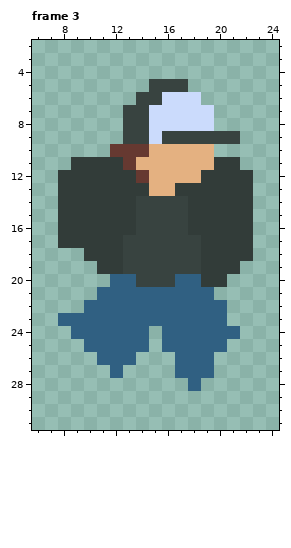
File history of a pixel-art file, TrialGame/TrialGame/Content/sprites/runner.aseprite. The picture above was drawn from the file before the commit.
32x32 pixels, 4 frames. Shown: frame 3: x 6..24, y 2..31. The commit also changed other frames, which this record leaves out.
After:
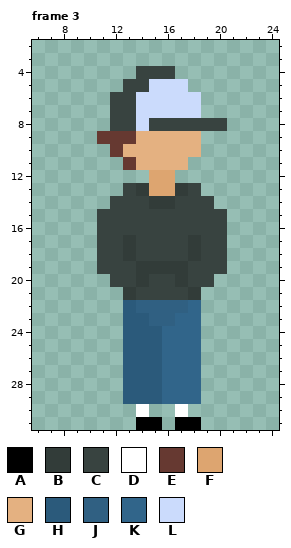
Palette (. is transparent): A #000000  B #323c39  C #384340  D #ffffff  E #663931  F #dda570  G #e4b181  H #2b5a7b  J #306082  K #31658a  L #cbdbfc
Commit message: added standing sprite of player called runner
Difference:
layer "Layer 1" now shown
layer "Layer 1 Copy" now hidden
Frame 3:
The edit adds colour A in row 31 at x 14 to 15 and 17 to 18.
Colour C gives way to colour B in row 14 at x 15 to 16; in rows 17 to 18 at x 13 and 18; in row 19 at x 14 to 17; in row 20 at x 14.
Colour J gives way to colour B in row 20 at x 17; in row 21 at x 13 and 18.
The edit adds colour C in row 4 at x 14 to 16; in row 5 at x 13 to 14; in row 6 at x 12 to 13; in row 7 at x 12; in row 8 at x 12 and 20.
Colour B gives way to colour C in row 13 at x 13 and 18; in row 14 at x 12 to 13 and 18 to 19; in rows 15 to 16 at x 11 to 13 and 18 to 20; in rows 17 to 19 at x 11 to 12 and 19 to 20; in row 20 at x 19.
Colour J gives way to colour C in row 20 at x 12 to 13 and 18; in row 21 at x 14 to 17.
Colour L gives way to colour C in row 8 at x 15 to 19.
The edit adds colour D in row 30 at x 14 and 17.
The edit adds colour E in row 9 at x 11 to 12.
Colour C gives way to colour E in row 9 at x 13.
Colour G gives way to colour F in rows 12 to 13 at x 15 to 16.
Colour C gives way to colour G in row 9 at x 14 and 16 to 18.
Colour E gives way to colour G in row 10 at x 13 to 14.
Colour L gives way to colour G in row 9 at x 15.
The edit adds colour H in rows 24 to 25 at x 15; in row 26 at x 14 to 15; in rows 27 to 29 at x 13 to 15.
Colour J gives way to colour H in row 22 at x 13; in rows 23 to 25 at x 13 to 14; in row 26 at x 13.
The edit adds colour K in rows 26 to 27 at x 16; in row 28 at x 16 to 17; in row 29 at x 16 to 18.
Colour J gives way to colour K in row 22 at x 18; in row 23 at x 17 to 18; in rows 24 to 25 at x 16 to 18; in rows 26 to 27 at x 17 to 18; in row 28 at x 18.
Colour C gives way to colour L in row 5 at x 15 to 17; in row 6 at x 14 to 15; in rows 7 to 8 at x 14.
The author cleared colour B in row 11 at x 9 to 12 and 20 to 21; in row 12 at x 8 to 13 and 19 to 22; in row 13 at x 8 to 12 and 19 to 22; in row 14 at x 8 to 11 and 20 to 22; in rows 15 to 17 at x 8 to 10 and 21 to 22; in row 18 at x 10 and 21 to 22.
The author cleared colour B in row 19 at x 21; in row 20 at x 20.
The author cleared colour C in row 9 at x 19 to 21.
The author cleared colour E in row 12 at x 14.
The author cleared colour G in row 10 at x 19; in row 11 at x 18 to 19; in row 12 at x 17 to 18.
The author cleared colour J in row 21 at x 11 to 12 and 19; in row 22 at x 10 to 12 and 19 to 20; in row 23 at x 8 to 12 and 19 to 20; in row 24 at x 9 to 12 and 19 to 21; in row 25 at x 10 to 12 and 19 to 20; in row 26 at x 11 to 12 and 19.
The author cleared colour J in row 27 at x 12 and 19.
The author cleared colour L in row 7 at x 19.
Boxes around the changes in both pictures, in picture pixels (x1, y1, x2, y2):
changed: (58, 66, 253, 430)
